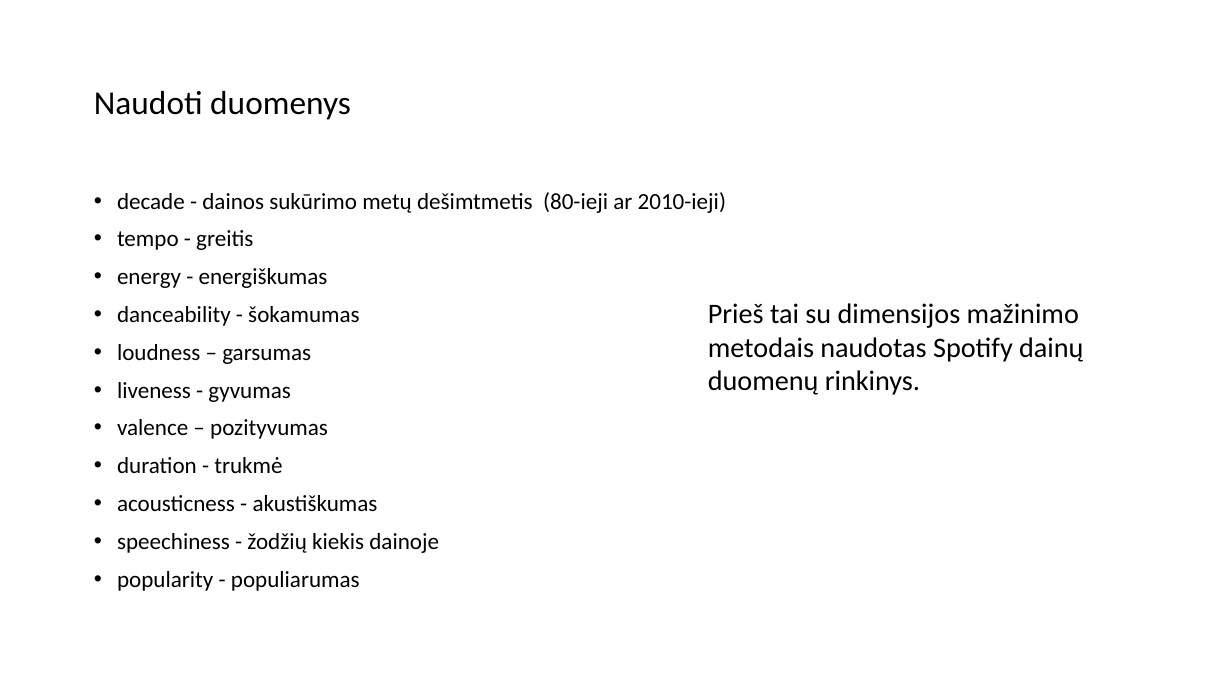
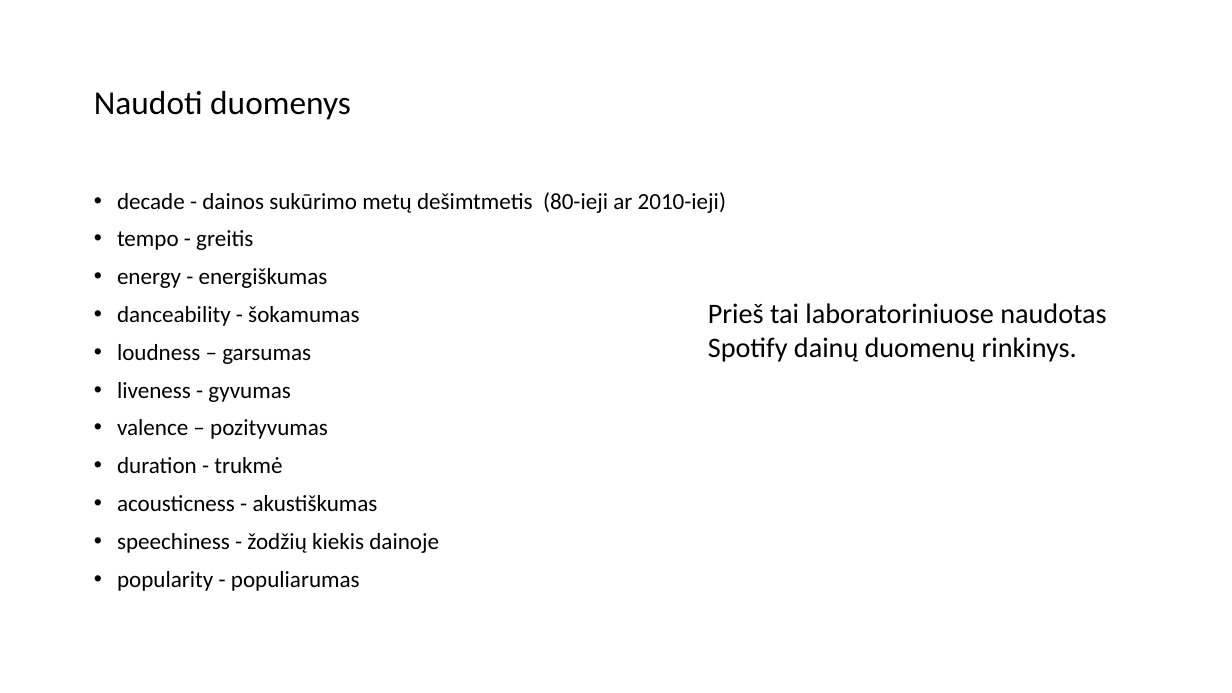
Before and after one commit to dovmar/PDVS, a slide deck: slide 2 of Lab_4/Pristatymas.pptx. Drawn at 1232x693 pixels with LibreOffice and Linux fonts; fonts in the diff are those of the drawing. Boxes give left, top, right and bottom in pixels: in the first picture for what was removed or moved away, otherwise in the second. Text is boxed around its words. In the diff, an @@ line names an element or a change of style, - is before the commit and + after.

```diff
--- a/Lab_4/Pristatymas.pptx
+++ b/Lab_4/Pristatymas.pptx
@@ text at <box>708,303,1106,362</box>: text changed @@
-Prieš tai su dimensijos mažinimo metodais naudotas Spotify dainų duomenų rinkinys.
+Prieš tai laboratoriniuose naudotas Spotify dainų duomenų rinkinys.
```
Also in this commit, not shown: 3 other slides changed, 1 other file.
